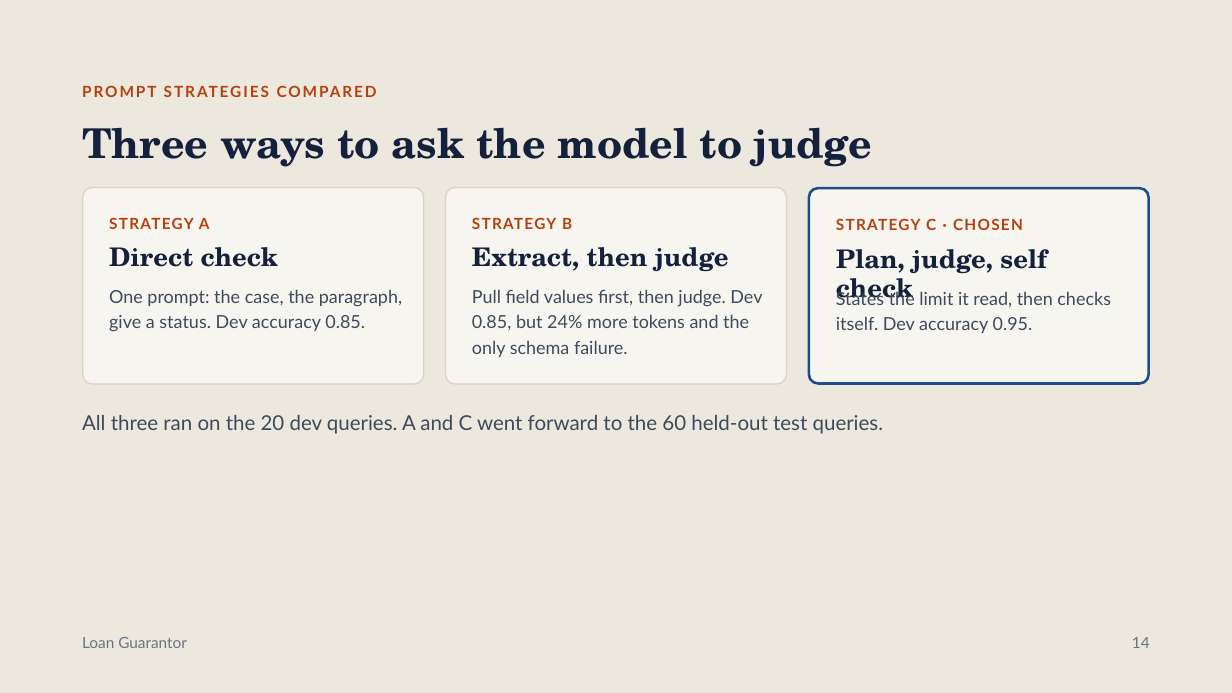
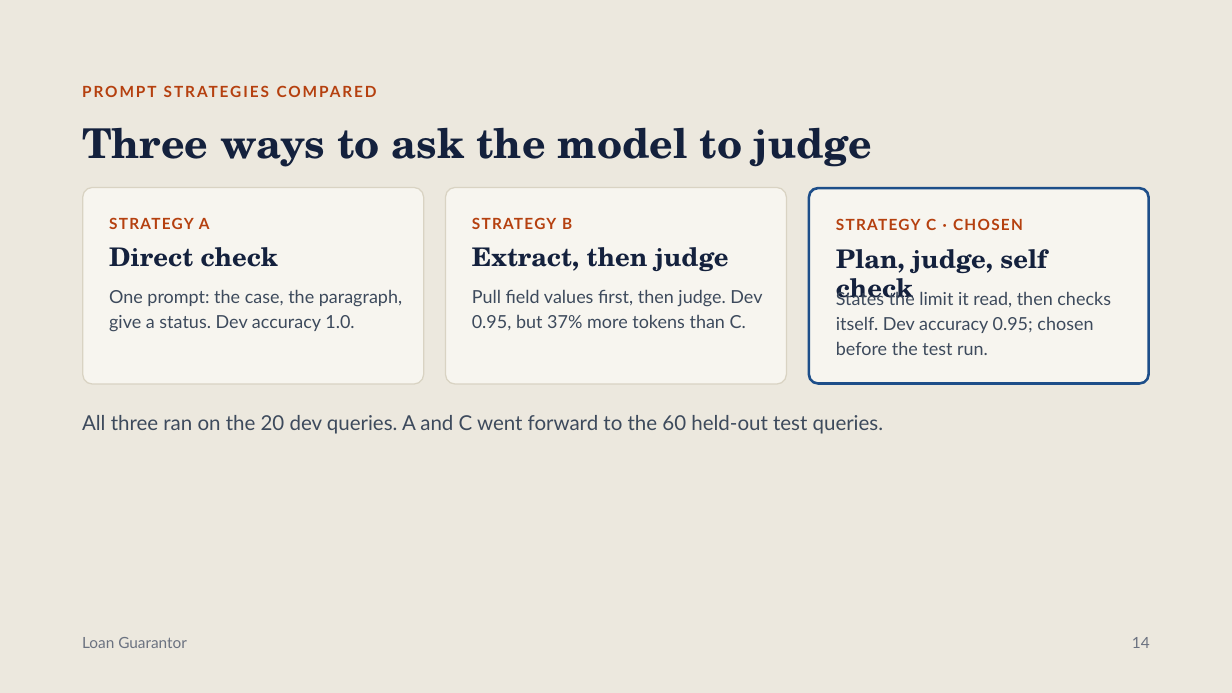
Before and after one commit to my-jamming-codes/KGP_GenAI_Achievers_Capstone, a slide deck: slide 14 of docs/images/Loan Guarantor Demo.pptx. Drawn at 1232x693 pixels with LibreOffice and Linux fonts; fonts in the diff are those of the drawing. Boxes give left, top, right and bottom in pixels: in the first picture for what was removed or moved away, otherwise in the second. Text is boxed around its words. In the diff, an @@ line names an element or a change of style, - is before the commit and + after.

```diff
--- a/docs/images/Loan Guarantor Demo.pptx
+++ b/docs/images/Loan Guarantor Demo.pptx
@@ text at bbox=[109, 289, 402, 332]: text changed @@
-One prompt: the case, the paragraph, give a status. Dev accuracy 0.85.
+One prompt: the case, the paragraph, give a status. Dev accuracy 1.0.
@@ text at bbox=[472, 289, 762, 330]: text changed @@
-Pull field values first, then judge. Dev 0.85, but 24% more tokens and the only schema failure.
+Pull field values first, then judge. Dev 0.95, but 37% more tokens than C.
@@ text at bbox=[836, 289, 1111, 355]: text changed @@
-States the limit it read, then checks itself. Dev accuracy 0.95.
+States the limit it read, then checks itself. Dev accuracy 0.95; chosen before the test run.
```
Also in this commit, not shown: 10 other slides changed, 24 other files.
